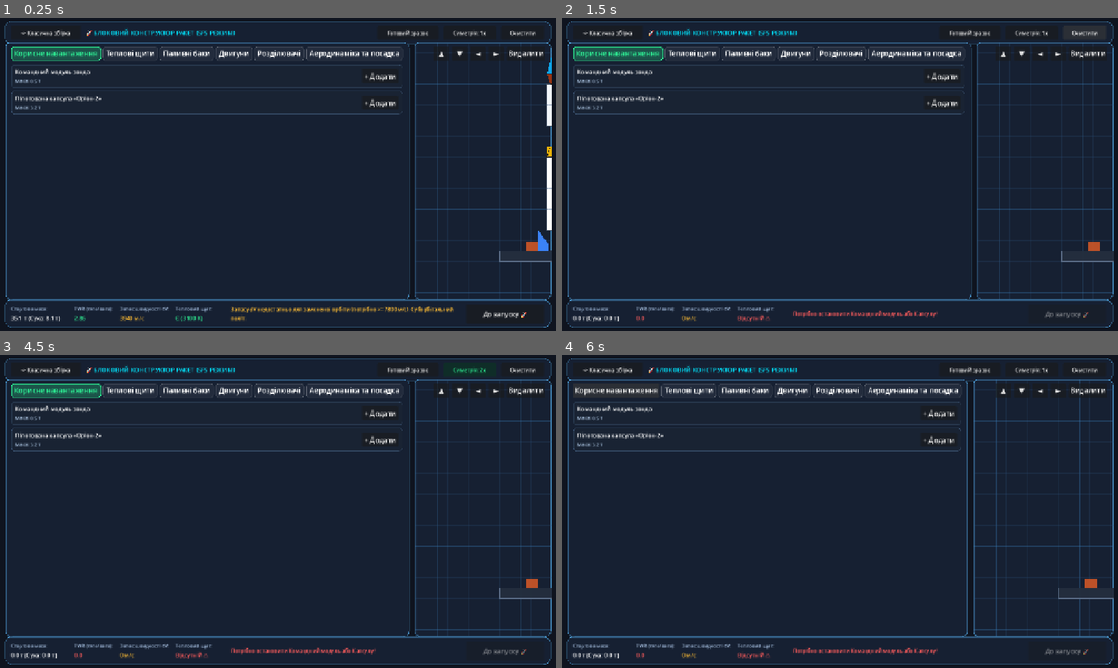
Above: before the commit, frames 1-4 (two rows, left to right).
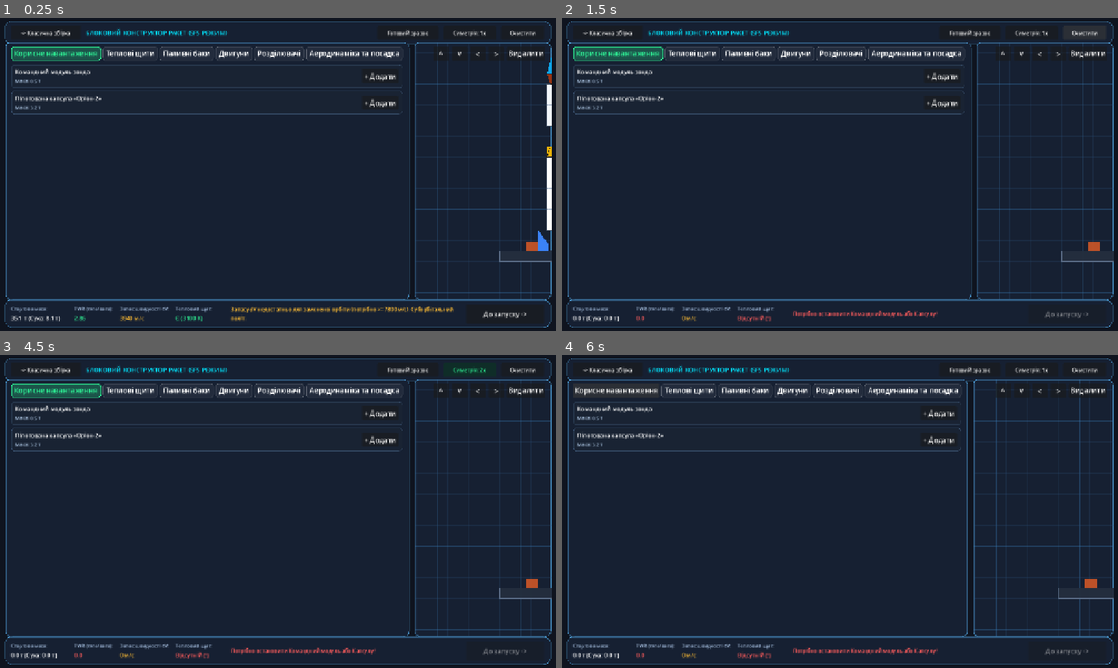
Above: after the commit, the same moments.

Repository: gaga050819/architect-misii-2d
Game: Godot game, scene res://scenes/CustomBuilderView.tscn
The game is run twice, just before and just after one commit, with the same random seed, the same clock (stepped at 60 frames per second) and the same inputs. This scene is started directly instead of the project's main scene.
Inputs:
- Up to frame 1 (0.25 s): no input
- Up to frame 2 (1.5 s): click "Готовий зразок" at 0.5 s; click "Очистити" at 1.25 s
- Up to frame 3 (4.5 s): click "▼" (after the commit: "v") at 2 s; click "Видалити" at 2.75 s; click "<- Класична збірка" at 3.5 s; click "Симетрія: 1x" at 4.25 s
- Up to frame 4 (6 s): click "Симетрія: 2x" at 5 s; click "Корисне навантаження" at 5.75 s

The runs differ from the first frame. In frame 1, 0.4% of the frame differs, in the area x 15-95%, y 3-96%; in frame 2, 0.4%; in frame 3, 0.4%; in frame 4, 0.4%.

Commit message:
Fix text encoding: replace emojis with clean typographic symbols to prevent tofu glyphs in WebGL

Diff:
--- a/godot_project/scenes/CustomBuilderView.tscn
+++ b/godot_project/scenes/CustomBuilderView.tscn
@@ -38,7 +38,7 @@
 size_flags_horizontal = 3
 theme_override_colors/font_color = Color(0, 0.9, 1, 1)
 theme_override_font_sizes/font_size = 14
-text = "🚀 БЛОКОВИЙ КОНСТРУКТОР РАКЕТ (SFS РЕЖИМ)"
+text = "БЛОКОВИЙ КОНСТРУКТОР РАКЕТ (SFS РЕЖИМ)"
 vertical_alignment = 1
 
 [node name="BtnSample" type="Button" parent="TopBar/HBox"]
@@ -116,22 +116,22 @@
 [node name="BtnMoveUp" type="Button" parent="Content/CenterPanel/Toolbar"]
 custom_minimum_size = Vector2(36, 32)
 layout_mode = 2
-text = "▲"
+text = "^"
 
 [node name="BtnMoveDown" type="Button" parent="Content/CenterPanel/Toolbar"]
 custom_minimum_size = Vector2(36, 32)
 layout_mode = 2
-text = "▼"
+text = "v"
 
 [node name="BtnMoveLeft" type="Button" parent="Content/CenterPanel/Toolbar"]
 custom_minimum_size = Vector2(36, 32)
 layout_mode = 2
-text = "◄"
+text = "<"
 
 [node name="BtnMoveRight" type="Button" parent="Content/CenterPanel/Toolbar"]
 custom_minimum_size = Vector2(36, 32)
 layout_mode = 2
-text = "►"
+text = ">"
 
 [node name="BtnDelete" type="Button" parent="Content/CenterPanel/Toolbar"]
 custom_minimum_size = Vector2(70, 32)
@@ -217,7 +217,7 @@
 [node name="LblHeatVal" type="Label" parent="BottomHUD/HBoxMain/VBoxHeat"]
 layout_mode = 2
 theme_override_font_sizes/font_size = 13
-text = "Відсутній ⚠️"
+text = "Відсутній (!)"
 
 [node name="LblStatusHint" type="Label" parent="BottomHUD/HBoxMain"]
 layout_mode = 2
@@ -232,4 +232,4 @@
 layout_mode = 2
 size_flags_vertical = 4
 theme_override_font_sizes/font_size = 15
-text = "До запуску 🚀"
+text = "До запуску ->"
--- a/godot_project/scripts/AssemblyView.gd
+++ b/godot_project/scripts/AssemblyView.gd
@@ -597,7 +597,7 @@
 	hbox.add_child(vbox)
 
 	var lbl_title = Label.new()
-	lbl_title.text = "🛠️ БЛОКОВИЙ КОНСТРУКТОР (SFS РЕЖИМ)"
+	lbl_title.text = "БЛОКОВИЙ КОНСТРУКТОР (SFS РЕЖИМ)"
 	lbl_title.add_theme_font_size_override("font_size", 13)
 	lbl_title.add_theme_color_override("font_color", ThemeManager.accent_cyan)
 	vbox.add_child(lbl_title)
--- a/godot_project/scripts/CustomBuilderView.gd
+++ b/godot_project/scripts/CustomBuilderView.gd
@@ -279,7 +279,7 @@
 		lbl_heat_val.text = "Є (" + str(int(stats["max_temp_k"])) + " K)"
 		lbl_heat_val.modulate = ThemeManager.accent_emerald
 	else:
-		lbl_heat_val.text = "Відсутній ⚠️"
+		lbl_heat_val.text = "Відсутній (!)"
 		lbl_heat_val.modulate = ThemeManager.accent_red
 
 	if not stats["has_control"]:
--- a/godot_project/scripts/DebriefView.gd
+++ b/godot_project/scripts/DebriefView.gd
@@ -168,7 +168,7 @@
 	else:
 		comp_text += "Зонд успішно виконав високоточне картографування та забір реголіту у стилі місії OSIRIS-REx."
 	if GameState.is_custom_rocket:
-		comp_text += "\n\n🚀 РАКЕТА-НОСІЙ: Власна блокова конструкція (SFS режим). Повністю відповідає формулі Ціолковського та законам Кеплера!"
+		comp_text += "\n\nРАКЕТА-НОСІЙ: Власна блокова конструкція (SFS режим). Повністю відповідає формулі Ціолковського та законам Кеплера!"
 	lbl_comparison.text = comp_text
 
 func _on_submit_pressed() -> void:
--- a/godot_project/scripts/LandingView.gd
+++ b/godot_project/scripts/LandingView.gd
@@ -87,7 +87,7 @@
 	var vp_w = get_viewport_rect().size.x
 	if vp_w < 1050.0:
 		btn_thrust_left.text = "<- Вліво"
-		btn_thrust_up.text = "▲ ТЯГА"
+		btn_thrust_up.text = "ТЯГА"
 		btn_thrust_right.text = "Вправо ->"
 		btn_chute.text = "Парашут"
 		btn_thrust_up.custom_minimum_size.y = 54
--- a/godot_project/scripts/LaunchView.gd
+++ b/godot_project/scripts/LaunchView.gd
@@ -166,13 +166,13 @@
 	custom_controls_box.add_child(bottom_bar)
 
 	btn_steer_left = Button.new()
-	btn_steer_left.text = "◀ [A]"
+	btn_steer_left.text = "<- [A]"
 	btn_steer_left.custom_minimum_size = Vector2(80, 48)
 	btn_steer_left.pressed.connect(func(): current_pitch_deg = max(-45.0, current_pitch_deg - 3.0))
 	bottom_bar.add_child(btn_steer_left)
 
 	btn_steer_right = Button.new()
-	btn_steer_right.text = "[D] ▶"
+	btn_steer_right.text = "[D] ->"
 	btn_steer_right.custom_minimum_size = Vector2(80, 48)
 	btn_steer_right.pressed.connect(func(): current_pitch_deg = min(90.0, current_pitch_deg + 3.0))
 	bottom_bar.add_child(btn_steer_right)
@@ -184,7 +184,7 @@
 	bottom_bar.add_child(btn_sas)
 
 	btn_stage = Button.new()
-	btn_stage.text = "🚀 СТУПІНЬ (Space)"
+	btn_stage.text = "СТУПІНЬ (Space)"
 	btn_stage.custom_minimum_size = Vector2(160, 48)
 	btn_stage.pressed.connect(_on_custom_stage_triggered)
 	var stage_style = StyleBoxFlat.new()
@@ -194,7 +194,7 @@
 	bottom_bar.add_child(btn_stage)
 
 	btn_map_toggle = Button.new()
-	btn_map_toggle.text = "🗺️ КАРТА (M)"
+	btn_map_toggle.text = "КАРТА (M)"
 	btn_map_toggle.custom_minimum_size = Vector2(130, 48)
 	btn_map_toggle.pressed.connect(_toggle_map_view)
 	bottom_bar.add_child(btn_map_toggle)
@@ -206,7 +206,7 @@
 	bottom_bar.add_child(btn_time_warp)
 
 	btn_reset = Button.new()
-	btn_reset.text = "🔄 В ЦЕХ"
+	btn_reset.text = "В ЦЕХ"
 	btn_reset.custom_minimum_size = Vector2(80, 48)
 	btn_reset.pressed.connect(func(): GameState.set_phase("custom_builder"))
 	bottom_bar.add_child(btn_reset)
@@ -255,7 +255,7 @@
 	if map_view_node:
 		map_view_node.visible = is_map_active
 	if btn_map_toggle:
-		btn_map_toggle.text = "📹 КАМЕРА (M)" if is_map_active else "🗺️ КАРТА (M)"
+		btn_map_toggle.text = "КАМЕРА (M)" if is_map_active else "КАРТА (M)"
 
 func _on_custom_stage_triggered() -> void:
 	SoundManager.play_click()
@@ -478,7 +478,7 @@
 	lbl_telemetry_details.text = "Дальність: %.1f км | Тиск Q: %.1f кПа | Т: %.0f K" % [downrange_km, q_press_kpa, hull_temp_k]
 
 	if bool(orb.get("is_stable_orbit", false)):
-		lbl_status.text = "🎉 СТАБІЛЬНА ОРБІТА LEO ЗАКРИТА! Готовність до міжпланетного перельоту."
+		lbl_status.text = "СТАБІЛЬНА ОРБІТА LEO ЗАКРИТА! Готовність до міжпланетного перельоту."
 		lbl_status.modulate = ThemeManager.accent_emerald
 		btn_next.visible = true
 	elif altitude_km > 100.0:
Not shown, changed: index.pck
